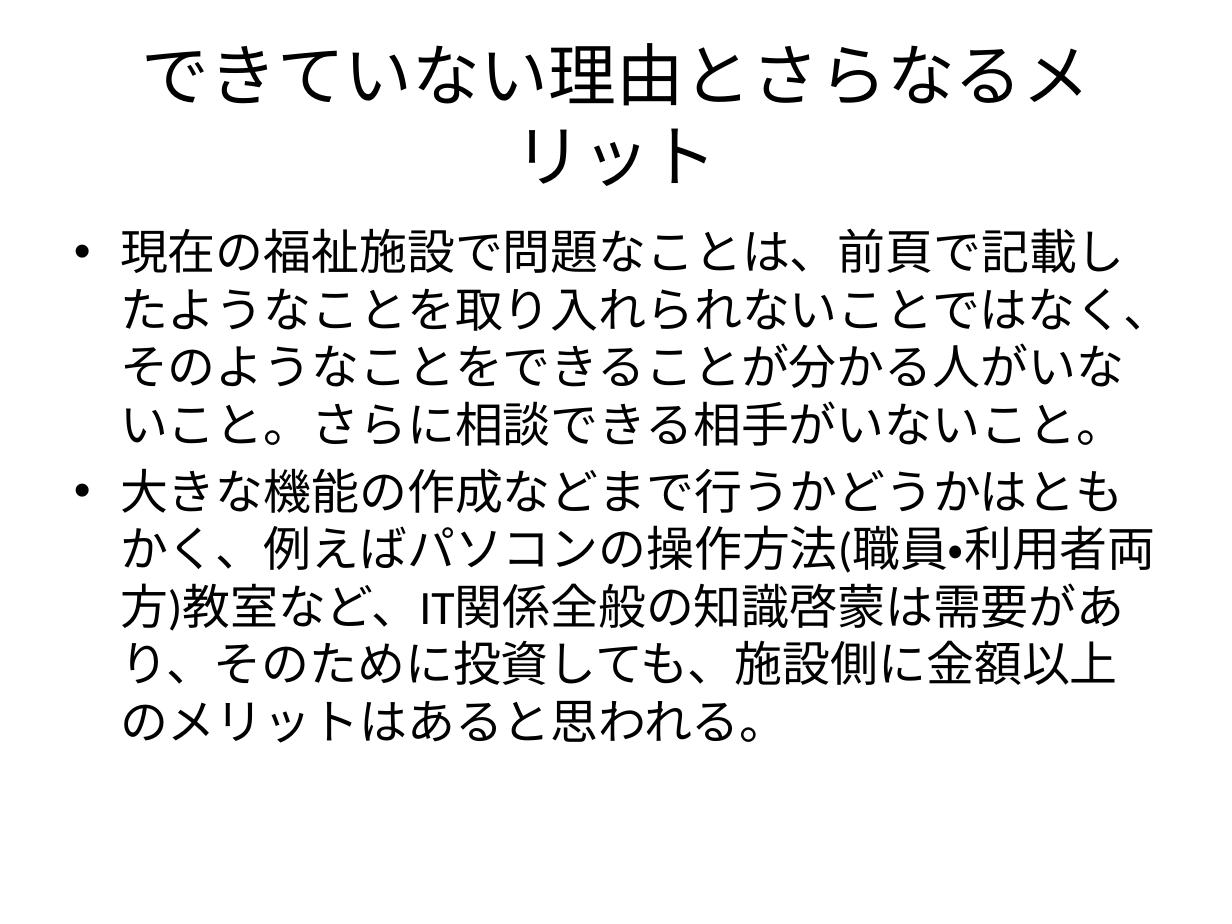
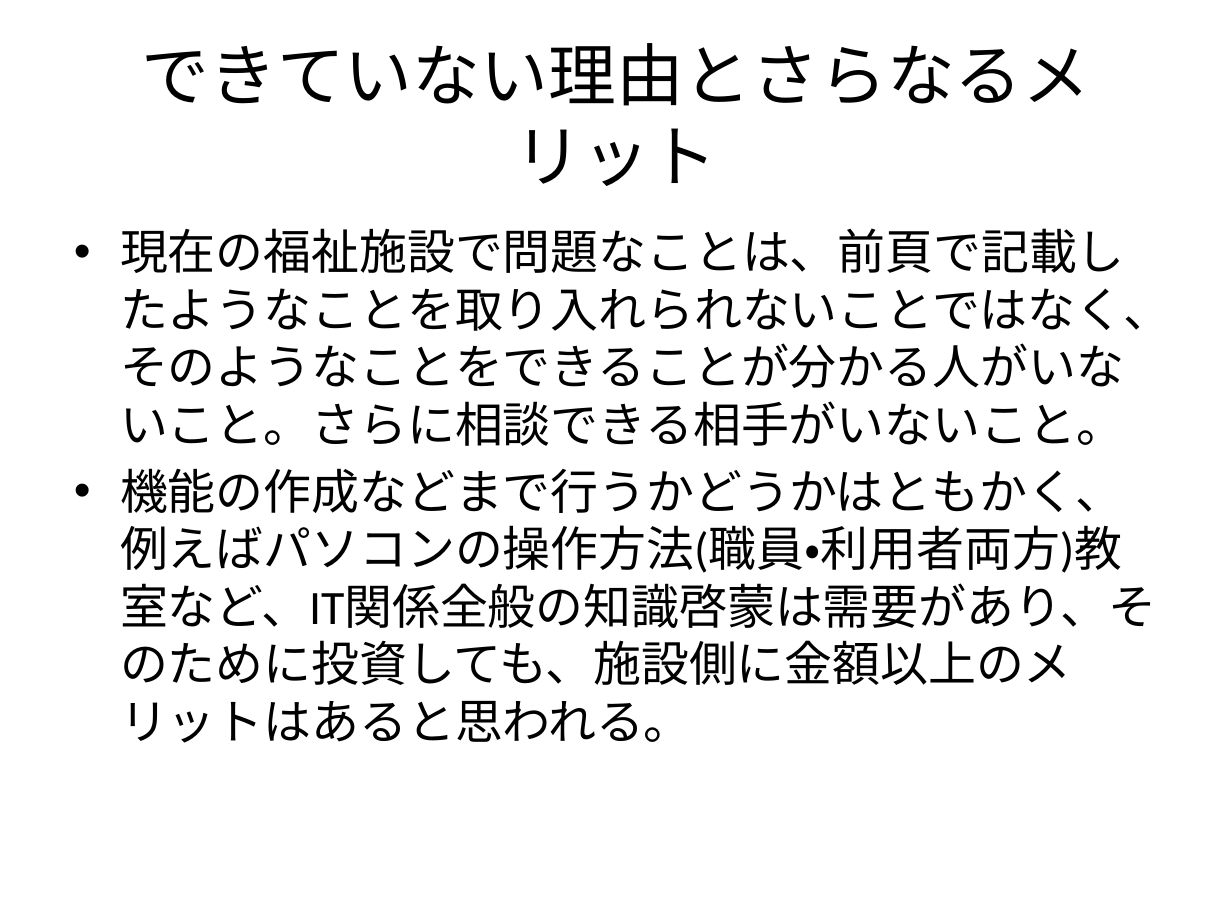
Before and after one commit to tasto/util, a slide deck: slide 9 of 資料/福祉ITコンサルの可能性について.pptx (slide 5 before the commit). Drawn at 1232x924 pixels with LibreOffice and Linux fonts; fonts in the diff are those of the drawing. Boxes give left, top, right and bottom in pixels: in the first picture for what was removed or moved away, otherwise in the second. Text is boxed around its words. In the diff, an @@ line names an element or a change of style, - is before the commit and + after.

```diff
--- a/資料/福祉ITコンサルの可能性について.pptx
+++ b/資料/福祉ITコンサルの可能性について.pptx
@@ text at box(120, 468, 1156, 743): text changed @@
-• 大きな機能の作成などまで行うかどうかはともかく、例えばパソコンの操作方法(職員・利用者両方)教室など、IT関係全般の知識啓蒙は需要があり、そのために投資しても、施設側に金額以上のメリットはあると思われる。
+• 機能の作成などまで行うかどうかはともかく、例えばパソコンの操作方法(職員・利用者両方)教室など、IT関係全般の知識啓蒙は需要があり、そのために投資しても、施設側に金額以上のメリットはあると思われる。
```
Also in this commit, not shown: 9 other slides changed, 11 slides added, 1 slide removed.
